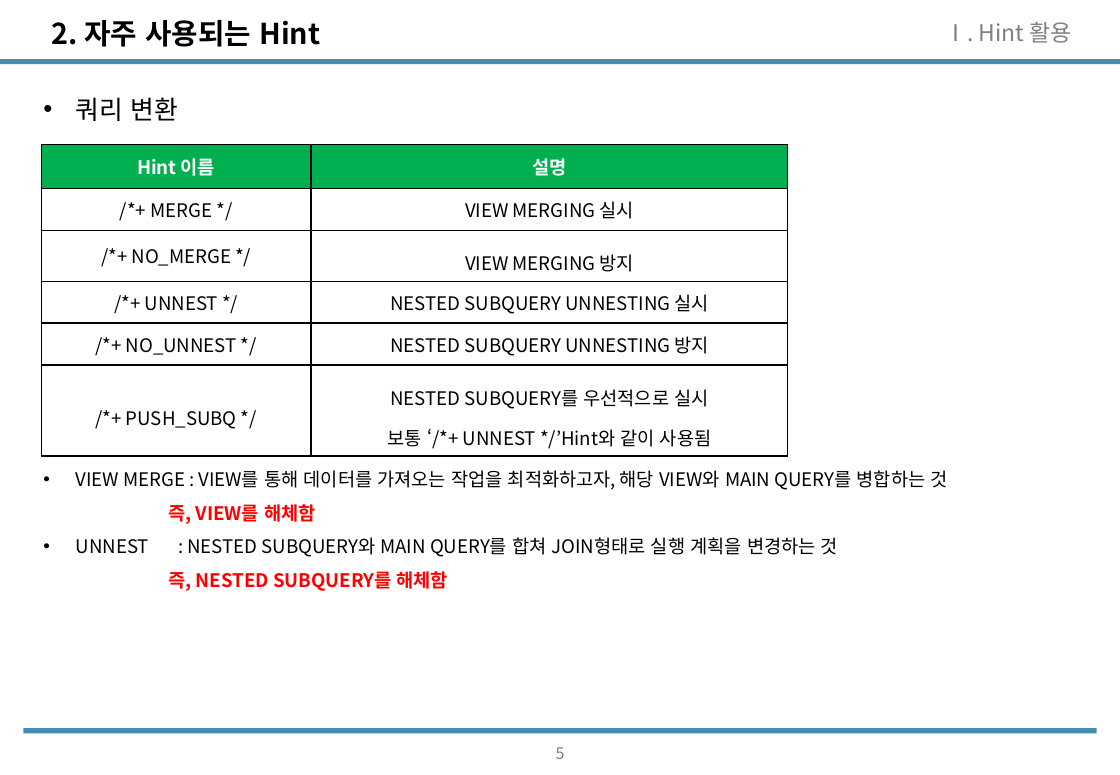
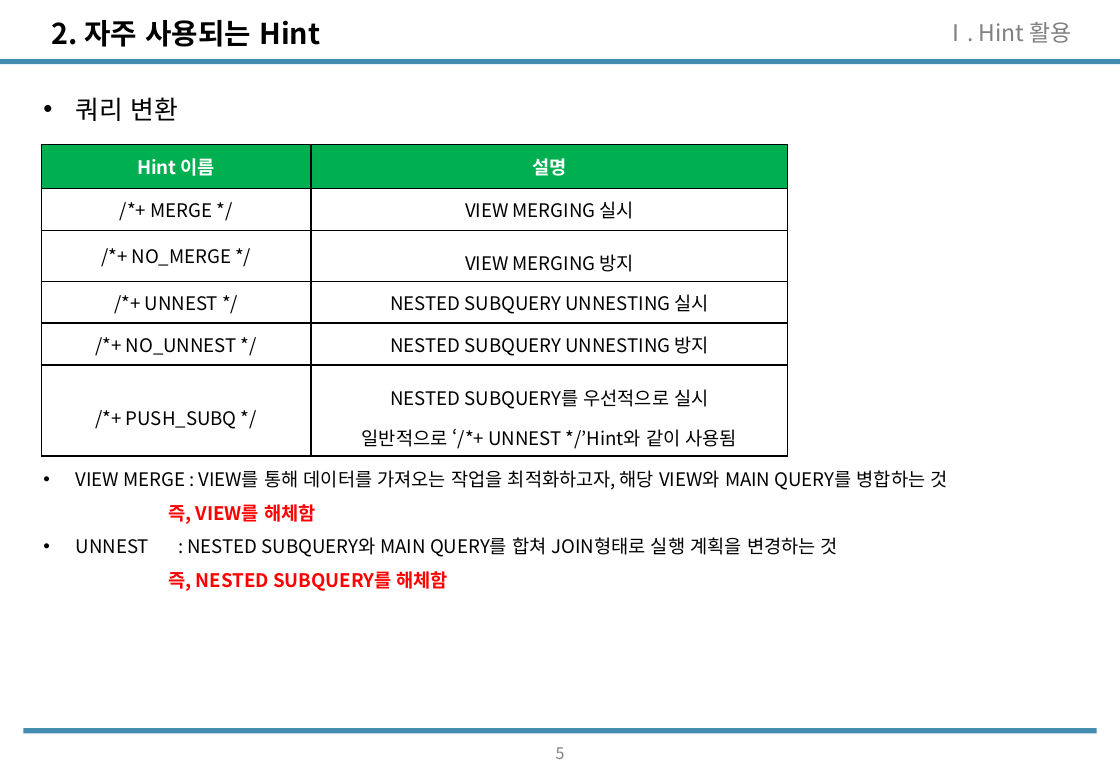
Before and after one commit to wooseok1152/SQL, a slide deck: slide 6 of SQL_seminar/SQL중상급활용_CH3.pptx. Drawn at 1120x775 pixels with LibreOffice and Linux fonts; fonts in the diff are those of the drawing. Boxes give left, top, right and bottom in pixels: in the first picture for what was removed or moved away, otherwise in the second. Text is boxed around its words. In the diff, an @@ line names an element or a change of style, - is before the commit and + after.

```diff
--- a/SQL_seminar/SQL중상급활용_CH3.pptx
+++ b/SQL_seminar/SQL중상급활용_CH3.pptx
@@ table at <box>41,145,788,453</box> @@
-row 6, column 2: NESTED SUBQUERY를 우선적으로 실시 / 보통 ‘/*+ UNNEST */’Hint와 같이 사용됨
+row 6, column 2: NESTED SUBQUERY를 우선적으로 실시 / 일반적으로 ‘/*+ UNNEST */’Hint와 같이 사용됨
```
Also in this commit, not shown: 2 other slides changed, 8 slides added, 3 other files.
